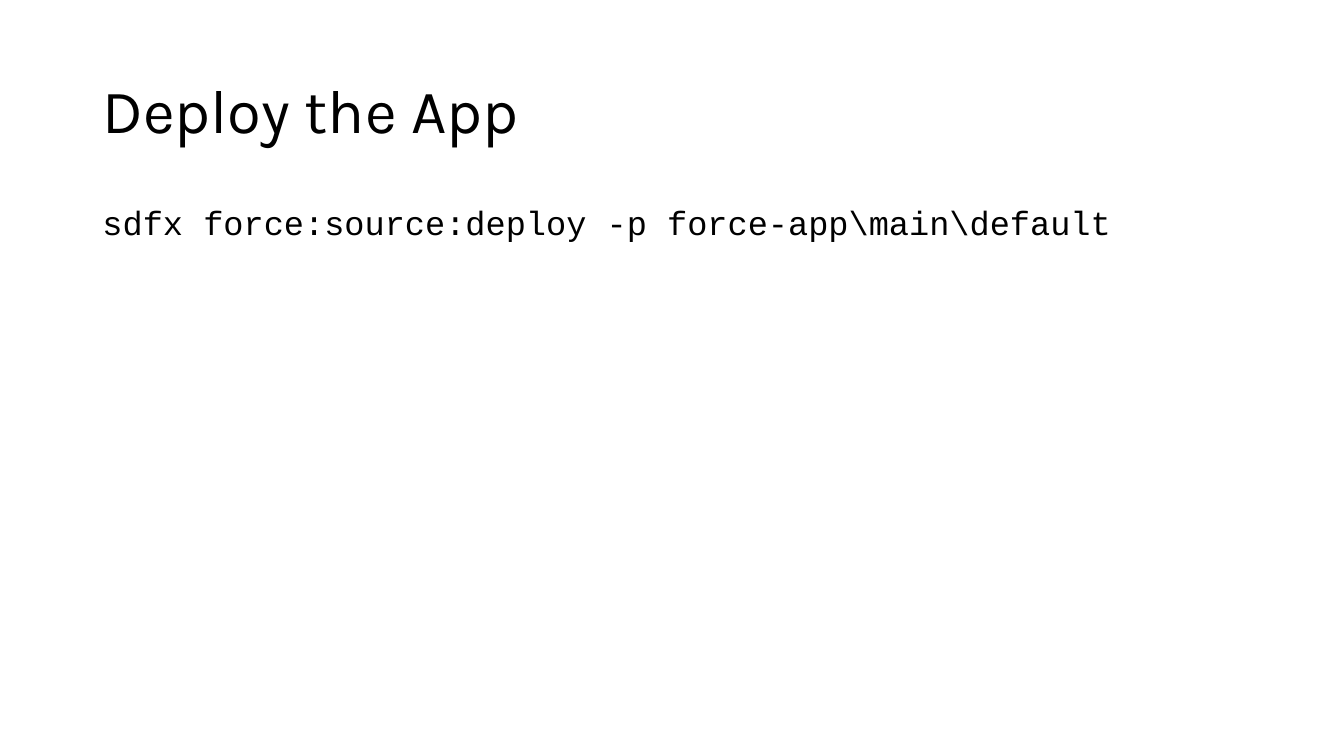
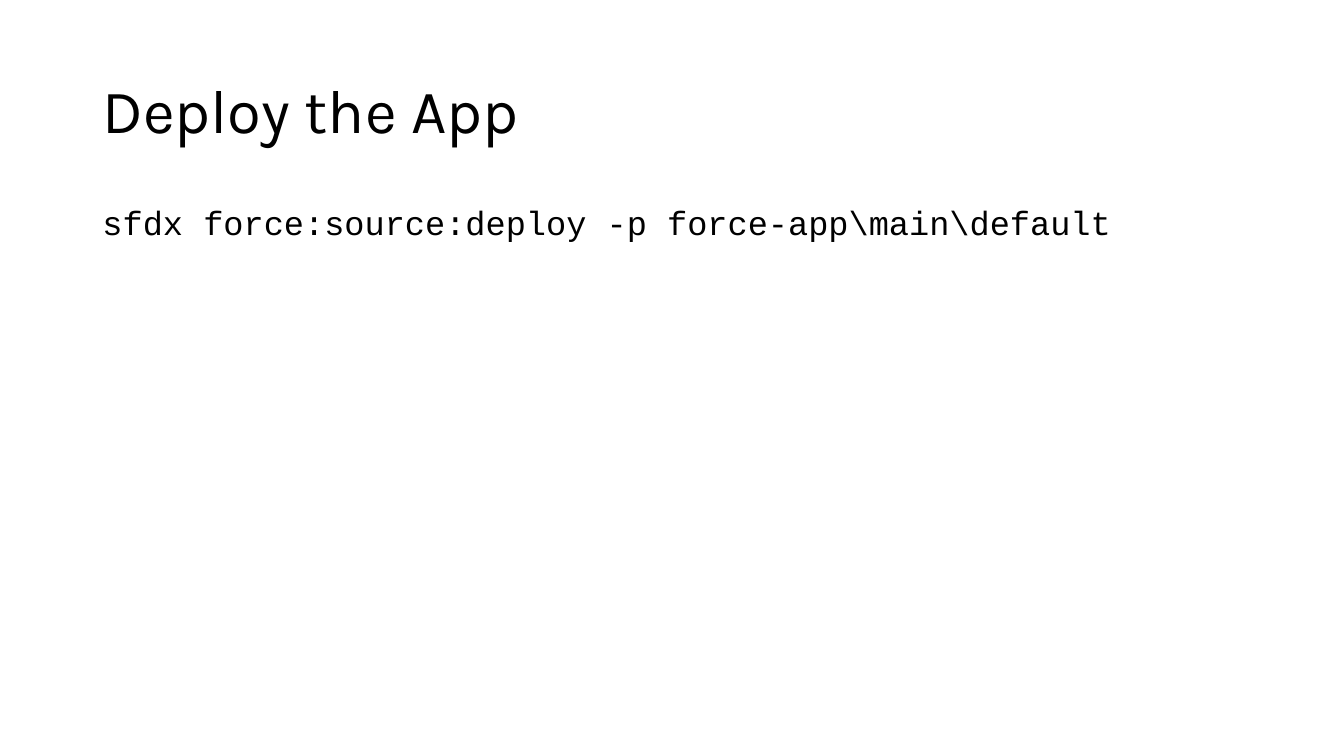
Before and after one commit to Coalfire-Research/paas-cloud-goat, a slide deck: slide 5 of Documentation/Deploying Paas Cloud Goat - version_2024-05.pptx. Drawn at 1344x756 pixels with LibreOffice and Linux fonts; fonts in the diff are those of the drawing. Boxes give left, top, right and bottom in pixels: in the first picture for what was removed or moved away, otherwise in the second. Text is boxed around its words. In the diff, an @@ line names an element or a change of style, - is before the commit and + after.

Commit message:
Corrected command typo

```diff
--- a/Documentation/Deploying Paas Cloud Goat - version_2024-05.pptx
+++ b/Documentation/Deploying Paas Cloud Goat - version_2024-05.pptx
@@ text at (102,210,1111,242): text changed @@
-sdfx force:source:deploy -p force-app\main\default
+sfdx force:source:deploy -p force-app\main\default
```
Also in this commit, not shown: 1 other slide changed.
